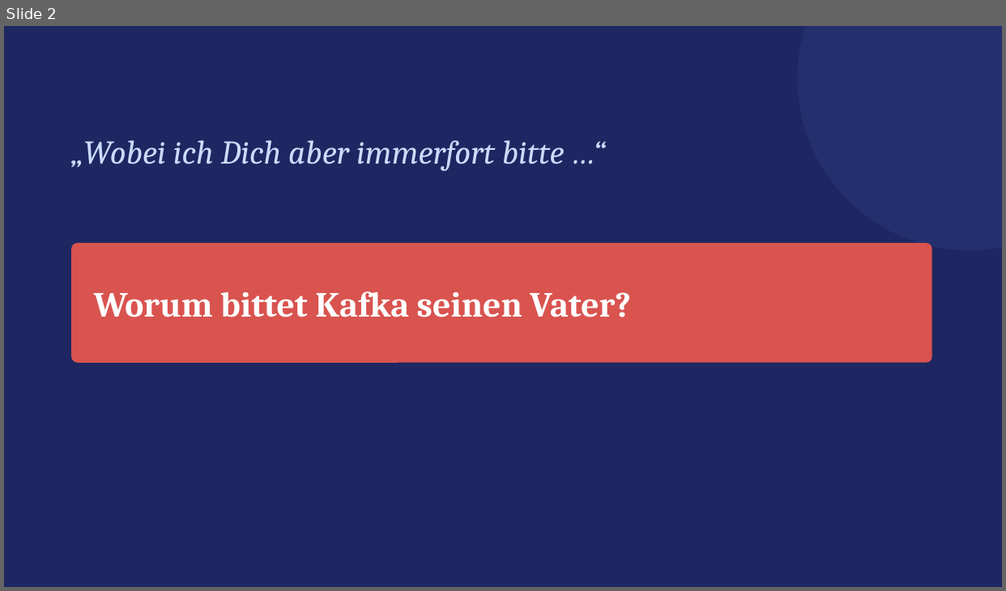
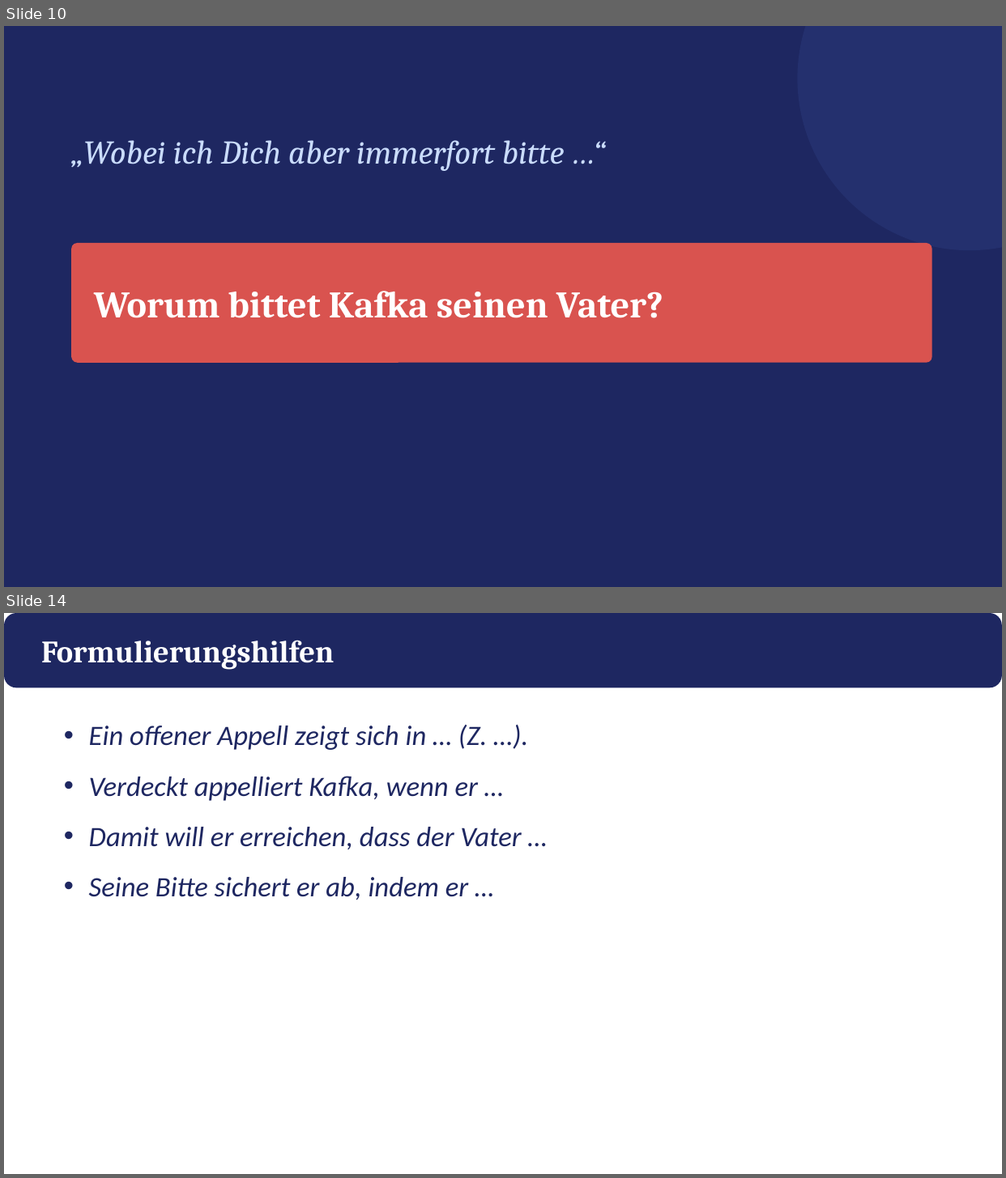
Before and after one commit to golzkonstantin-gif/Schule, a slide deck: Deutsch_11/Kafka_Appell/Praesentation_Kafkas_Appell.pptx. Shown one above the other, each under a label of ours: slide 2 before the commit, slides 10 and 14 after it; the slides between them are not shown. The pictures are 1006x591 and 1006x1178 pixels, drawn with LibreOffice and Linux fonts; fonts in the diff are those of the drawing. Boxes give left, top, right and bottom in pixels: in the first picture for what was removed or moved away, otherwise in the second. Text is boxed around its words. In the diff, an @@ line names an element or a change of style, - is before the commit and + after.

```diff
--- a/Deutsch_11/Kafka_Appell/Praesentation_Kafkas_Appell.pptx
+++ b/Deutsch_11/Kafka_Appell/Praesentation_Kafkas_Appell.pptx
@@ slide 14 added at [4,613,1002,1174], background #FFFFFF @@
@@ rounded rectangle added at [4,613,1002,688], fill #1E2761 @@
@@ text added at [41,640,334,670], 30 pt, text #FFFFFF, bold @@
+Formulierungshilfen
@@ text added at [89,725,521,901], 27 pt, text #1E2761, italic @@
+• Ein offener Appell zeigt sich in … (Z. …).
+• Verdeckt appelliert Kafka, wenn er …
+• Damit will er erreichen, dass der Vater …
+• Seine Bitte sichert er ab, indem er …
@@ what was slide 2 is now slide 10 @@
@@ slide 10 changed as well @@
@@ text "Worum bittet Kafka seinen Vater?" at [94,291,663,318]: size 34 to 36 pt @@
```
Also in this commit, not shown: 6 other slides changed, 9 other slides added, 2 slides removed, 16 other files.
